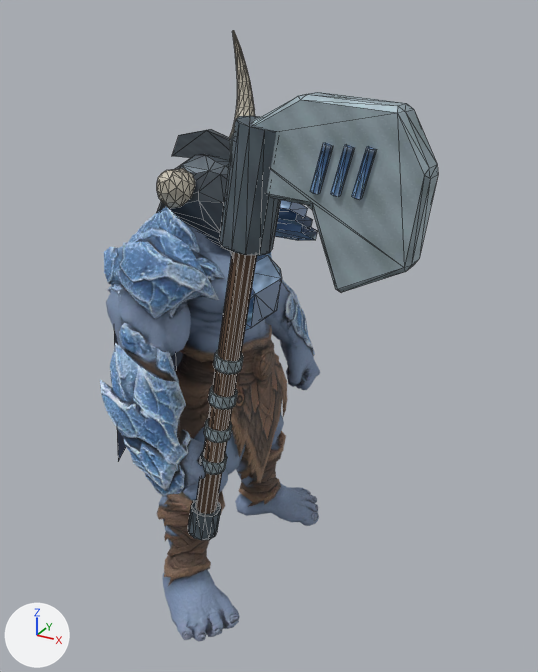
The glTF model asset/char3d/frost-giant-warrior-v2/frost-giant-warrior-v2-animated.glb, before and after one commit.
Before and after are seen from a 50 mm camera at (1.025, -1.57, 1.547) aimed at (0.166, -0.008, 0.767). The lights are fixed; the arrows at lower left show +X, +Y and +Z. The picture after the commit comes second. Mesh edges are drawn as thin lines on the coarser meshes. Where no turn or scale is listed for an object, it has been applied to the vertices.

In view in the first picture: 'Axe dark haft', 'Axe pommel', 'Axe rune', 'Axe rune.001', 'Axe rune.002', 'Axe silver binding', 'Axe silver binding.001', 'Axe silver binding.002', 'Axe silver binding.003', 'Axe socket', 'FrostGiant_Body', 'Rune axe blade', 'Warrior closed helm', 'Warrior helm crest', 'Warrior helm horns', 'Warrior ice chest plate', 'Warrior ice pauldron L' and 1 more.
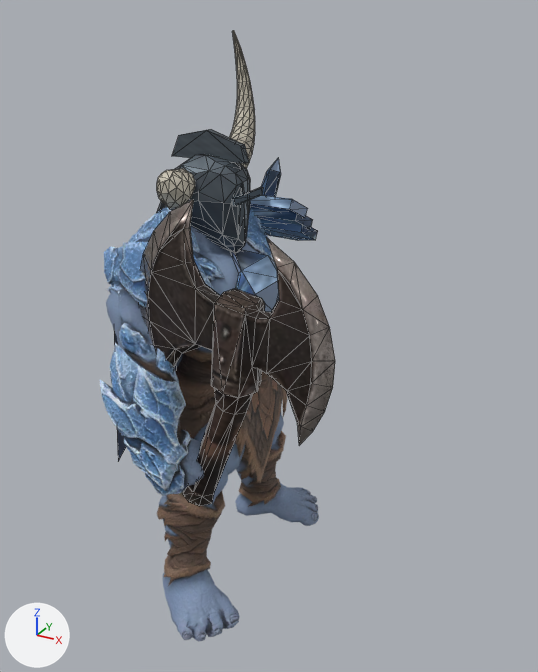
What differs and where, as boxes [x1, y1, x2, y2] in the pictures (538 x 672 px):
'Weapon_Swap', added: after [139, 199, 335, 506]
'Rune axe blade', no longer drawn: before [230, 92, 438, 292]
'Axe socket', no longer drawn (blue): before [219, 116, 281, 256]
'Axe dark haft', no longer drawn: before [196, 252, 257, 514]
'Axe pommel', no longer drawn: before [188, 499, 221, 540]
'Axe rune.002', no longer drawn (blue): before [352, 146, 376, 199]
'Axe rune.001', no longer drawn (blue): before [330, 145, 354, 197]
'Axe rune', no longer drawn (blue): before [310, 143, 332, 194]
'Axe silver binding.003', no longer drawn: before [213, 350, 243, 374]
'Axe silver binding.002', no longer drawn: before [208, 385, 238, 409]
'Axe silver binding.001', no longer drawn: before [204, 419, 232, 443]
'Axe silver binding', no longer drawn: before [200, 453, 227, 475]

What the commit changed:
Picture 'Color_fae3106c-9e81-4da2-bf09-4cc85e0ac325_wsw' (img_color_fae3106c_9e81_4da2_bf09_4cc85e0ac325_wsw) is new.
Picture 'ORM_fae3106c-9e81-4da2-bf09-4cc85e0ac325_wsw' (img_orm_fae3106c_9e81_4da2_bf09_4cc85e0ac325_wsw) is new.
Picture 'NormalGL_fae3106c-9e81-4da2-bf09-4cc85e0ac325_wsw' (img_normalgl_fae3106c_9e81_4da2_bf09_4cc85e0ac325_wsw) is new.
Material 'tripo_material_fae3106c-9e81-4da2-bf09-4cc85e0ac325_wsw' (mat_tripo_material_fae3106c_9e81_4da2_bf09_4cc85e0ac325_wsw) is new.
Uses the picture img_color_fae3106c_9e81_4da2_bf09_4cc85e0ac325_wsw.
Uses the picture img_normalgl_fae3106c_9e81_4da2_bf09_4cc85e0ac325_wsw.
Uses the picture img_orm_fae3106c_9e81_4da2_bf09_4cc85e0ac325_wsw.
Mesh me_weapon_swap is new.
It has 141 vertices, 278 faces and spans x -0.037..0.471, y -0.337..-0.217, z 0.391..1.178.
It uses material mat_tripo_material_fae3106c_9e81_4da2_bf09_4cc85e0ac325_wsw.
Object 'Axe dark haft' (ob_axe_dark_haft) now shows nothing instead of me_원뿔.
Object 'Axe pommel' (ob_axe_pommel) now shows nothing instead of me_원뿔_001.
Object 'Axe rune' (ob_axe_rune) now shows nothing instead of me_원뿔_007.
Object 'Axe rune.001' (ob_axe_rune_001) now shows nothing instead of me_원뿔_008.
Object 'Axe rune.002' (ob_axe_rune_002) now shows nothing instead of me_원뿔_009.
Object 'Axe silver binding' (ob_axe_silver_binding) now shows nothing instead of me_원뿔_002.
Object 'Axe silver binding.001' (ob_axe_silver_binding_001) now shows nothing instead of me_원뿔_003.
Object 'Axe silver binding.002' (ob_axe_silver_binding_002) now shows nothing instead of me_원뿔_004.
Object 'Axe silver binding.003' (ob_axe_silver_binding_003) now shows nothing instead of me_원뿔_005.
Object 'Axe socket' (ob_axe_socket) now shows nothing instead of me_원뿔_006.
Object 'Rune axe blade' (ob_rune_axe_blade) now shows nothing instead of me_rune_axe_blade.
Object 'Weapon_Swap' (ob_weapon_swap) is new; it shows me_weapon_swap.
Its location is (0.0, 0.0, 0.0).
